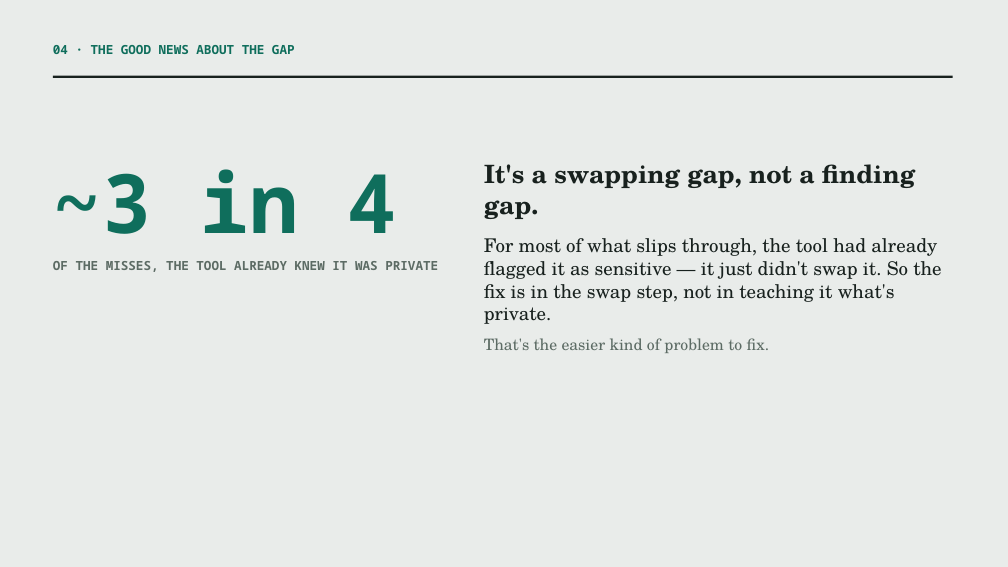
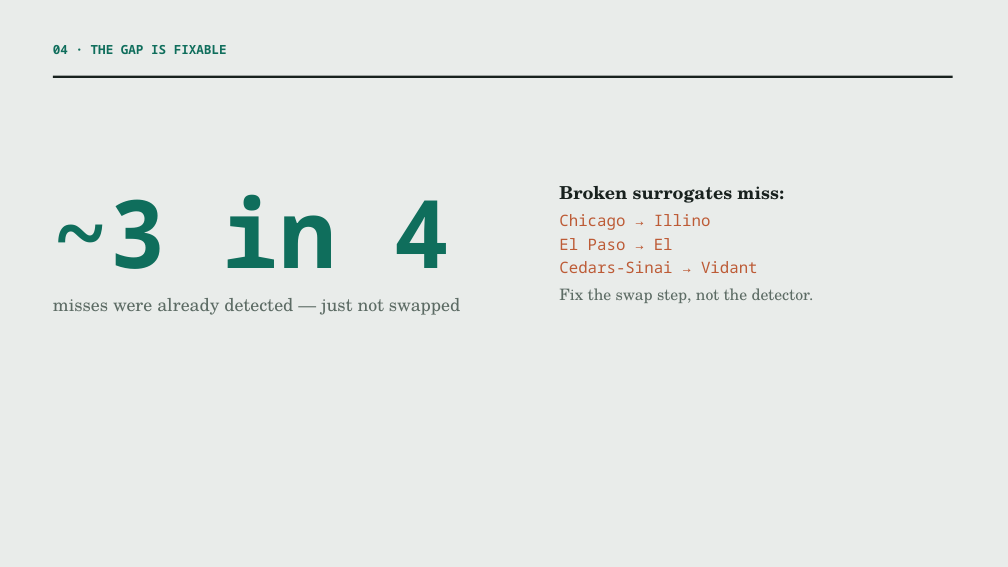
Before and after one commit to Custodian-Labs/guardian-layer-phi-benchmark, a slide deck: slide 5 of docs/guardian_layer_internal.pptx. Drawn at 1008x567 pixels with LibreOffice and Linux fonts; fonts in the diff are those of the drawing. Boxes give left, top, right and bottom in pixels: in the first picture for what was removed or moved away, otherwise in the second. Text is boxed around its words. In the diff, an @@ line names an element or a change of style, - is before the commit and + after.

Commit message:
Decks: minimal redesign — big numbers, one example per slide, no paragraphs
Stripped all multi-sentence prose. Each slide now carries a headline number/
phrase plus at most one before->after example. External 5 slides, internal 6;
ZH PDFs mirror. Fixed big-number/subtitle overlap in the PDF layout.

```diff
--- a/docs/guardian_layer_internal.pptx
+++ b/docs/guardian_layer_internal.pptx
@@ text at bbox=[53, 45, 227, 54]: text changed @@
-04 · THE GOOD NEWS ABOUT THE GAP
+04 · THE GAP IS FIXABLE
@@ text "~3 in 4": place and size @@
-text "~3 in 4" at bbox=[53, 169, 438, 272]
+text "~3 in 4" at bbox=[53, 194, 460, 315]
@@ text at bbox=[53, 194, 450, 269]: size 78 to 90 pt in "~3 in 4"; less space between paragraphs @@
@@ text at bbox=[559, 186, 814, 303]: text changed; size 18 to 15 pt; text colour #18211E to #BD5B36 @@
-It's a swapping gap, not a finding gap.
-For most of what slips through, the tool had already flagged it as sensitive — it just didn't swap it. So the fix is in the swap step, not in teaching it what's private.
-That's the easier kind of problem to fix.
+Broken surrogates miss:
+Chicago → Illino
+El Paso → El
+Cedars-Sinai → Vidant
+Fix the swap step, not the detector.
@@ text at bbox=[53, 298, 460, 315]: text changed; size 12 to 17 pt; font Noto Sans Mono to TeX Gyre Schola; bold off @@
-OF THE MISSES, THE TOOL ALREADY KNEW IT WAS PRIVATE
+misses were already detected — just not swapped
```
Also in this commit, not shown: 5 other slides changed, 6 other files.
